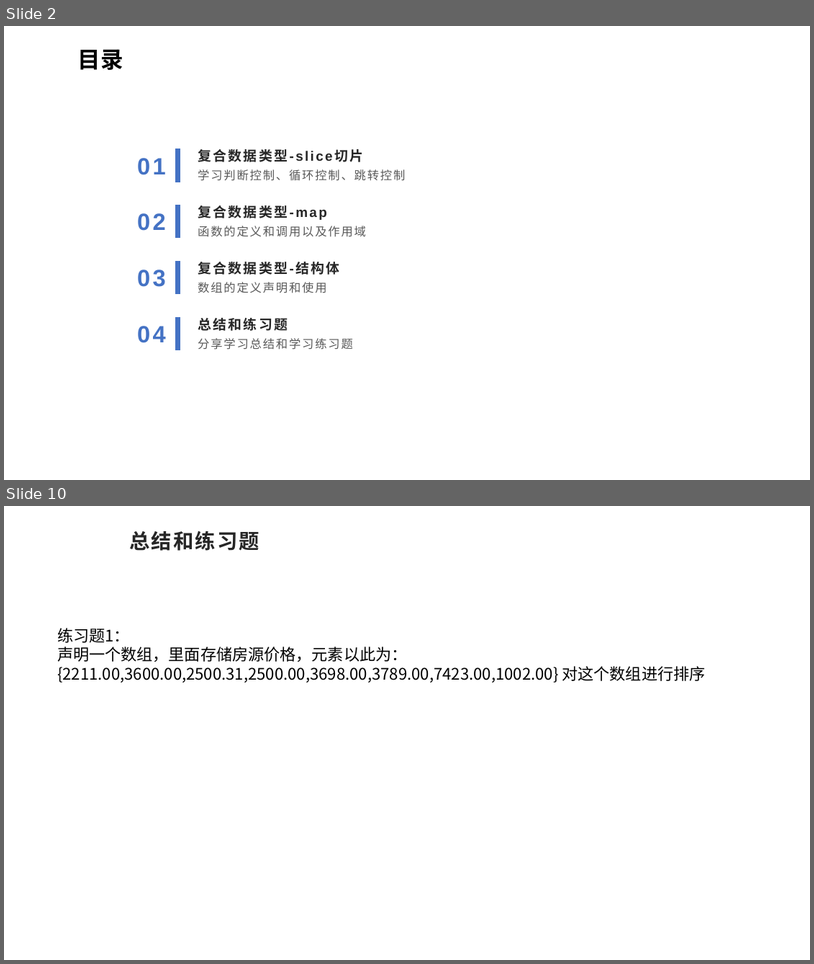
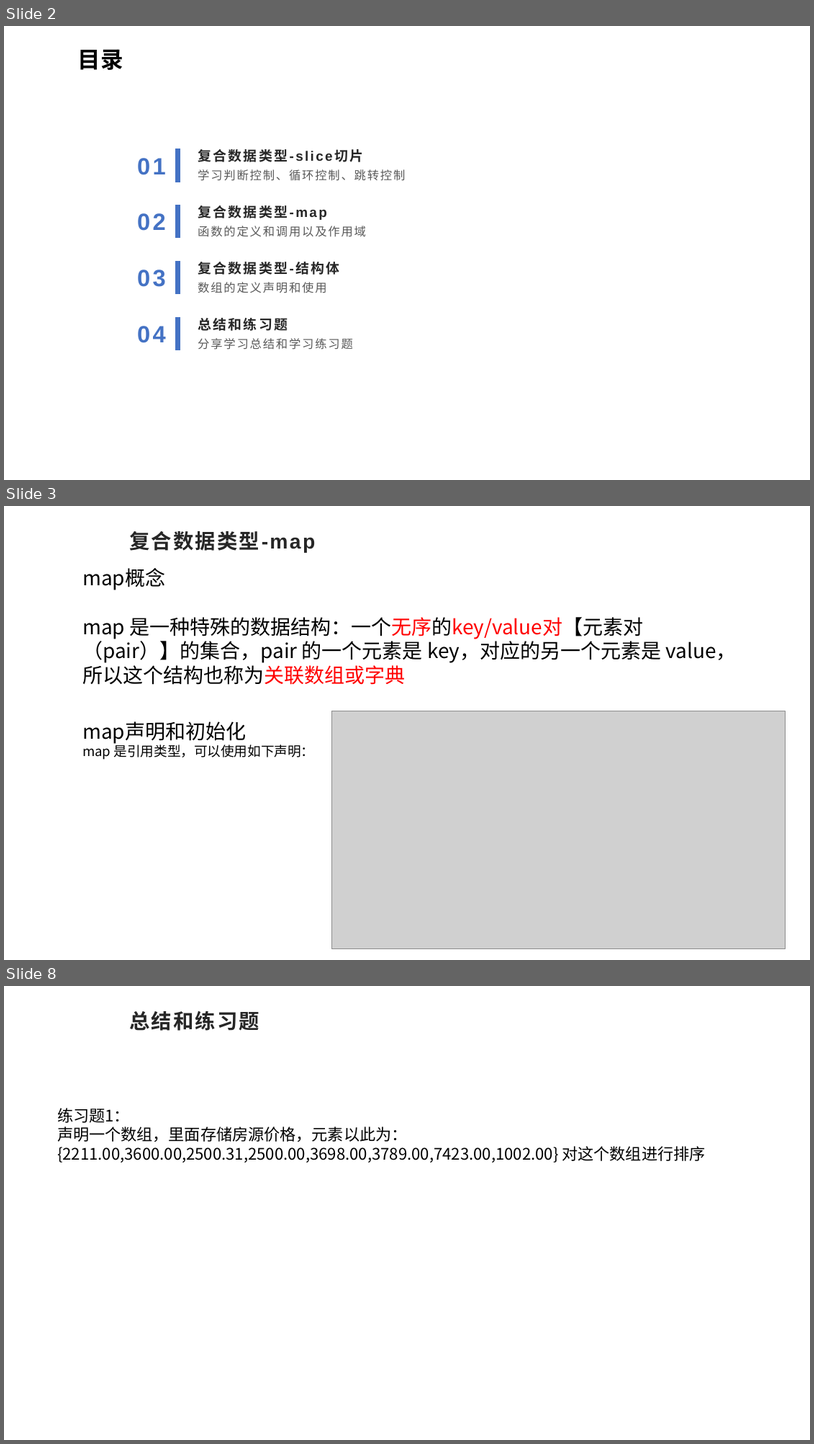
Before and after one commit to sqc157400661/better_study_for_golang, a slide deck: 04/go基础知识.pptx. Shown one above the other, each under a label of ours: slides 2 and 10 before the commit, slides 2, 3 and 8 after it; the slides between them are not shown. The pictures are 814x964 and 814x1444 pixels, drawn with LibreOffice and Linux fonts; fonts in the diff are those of the drawing; grey boxes stand for pictures; background and template pictures are left out. Boxes give left, top, right and bottom in pixels: in the first picture for what was removed or moved away, otherwise in the second. Text is boxed around its words. In the diff, an @@ line names an element or a change of style, - is before the commit and + after.

Commit message:
map知识和部分结构体相关知识

```diff
--- a/04/go基础知识.pptx
+++ b/04/go基础知识.pptx
@@ slide 3 added at [4, 506, 810, 960], background picture (left out) @@
@@ title added at [129, 531, 315, 553], 24.3 pt, text #262626, bold @@
+复合数据类型-map
@@ text added at [82, 568, 737, 759], 24 pt, text #000000 @@
+map概念
+map 是一种特殊的数据结构：一个无序的key/value对【元素对（pair）】的集合，pair 的一个元素是 key，对应的另一个元素是 value，所以这个结构也称为关联数组或字典
+map声明和初始化
+map 是引用类型，可以使用如下声明：
@@ picture added at [332, 710, 786, 949] @@
@@ what was slide 10 is now slide 8 @@
```
Also in this commit, not shown: 1 slide changed, 3 other slides added, 6 slides removed, 7 other files.
